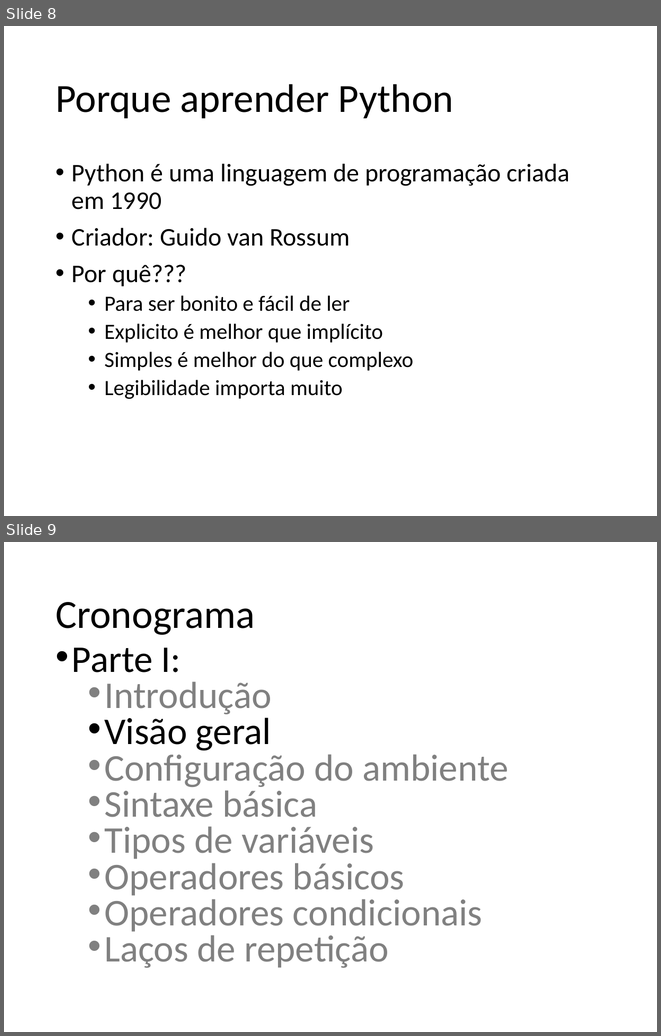
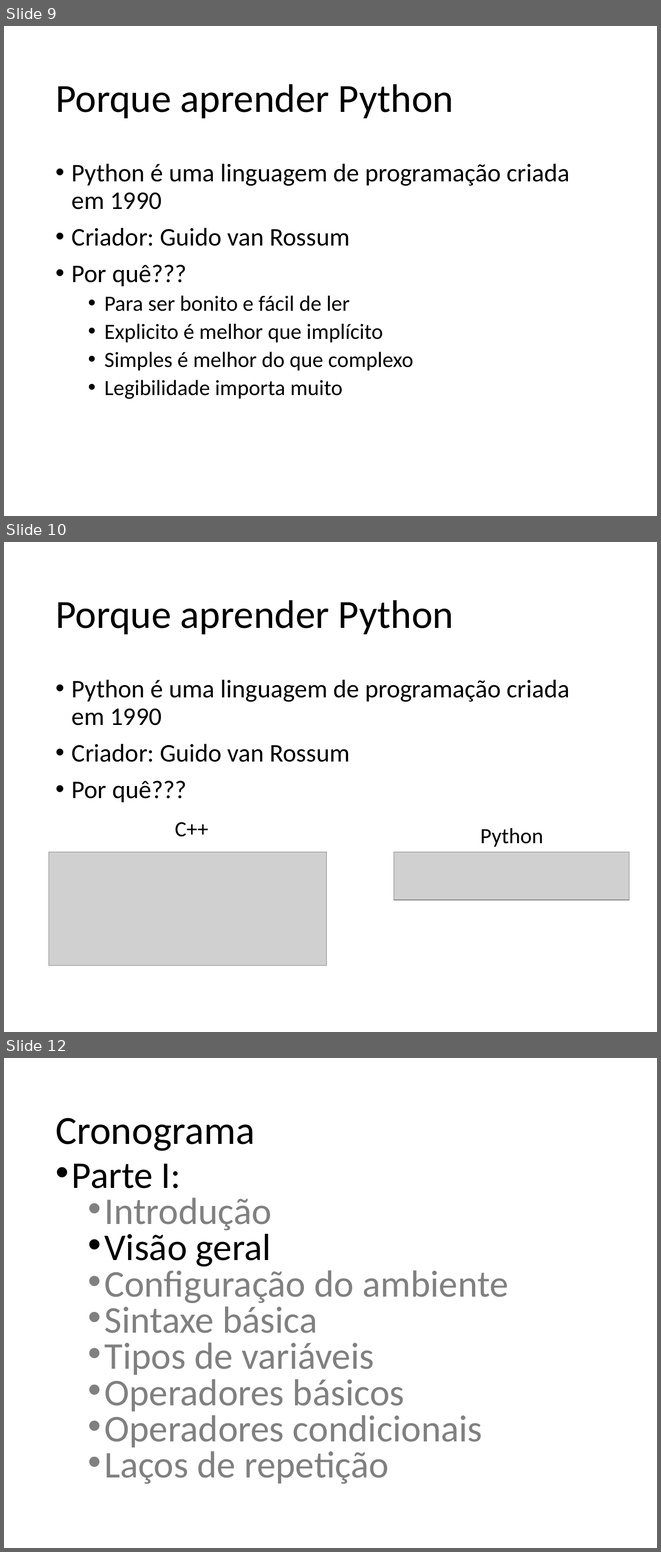
Before and after one commit to fernandoFernandeSantos/minicurso_python_2019, a slide deck: aula.pptx. Shown one above the other, each under a label of ours: slides 8 and 9 before the commit, slides 9, 10 and 12 after it; the slides between them are not shown. The pictures are 661x1036 and 661x1552 pixels, drawn with LibreOffice and Linux fonts; fonts in the diff are those of the drawing; grey boxes stand for pictures. Boxes give left, top, right and bottom in pixels: in the first picture for what was removed or moved away, otherwise in the second. Text is boxed around its words. In the diff, an @@ line names an element or a change of style, - is before the commit and + after.

```diff
--- a/aula.pptx
+++ b/aula.pptx
@@ slide 10 added at (4,542,657,1032), background #FFFFFF @@
@@ title added at (55,600,454,634), 44 pt, text #000000 @@
+Porque aprender Python
@@ text added at (72,679,570,802), 28 pt, text #000000 @@
+• Python é uma linguagem de programação criada em 1990
+• Criador: Guido van Rossum
+• Por quê???
@@ text added at (175,822,208,837), 24 pt, text #000000 @@
+C++
@@ text added at (480,828,544,847), 24 pt, text #000000 @@
+Python
@@ picture added at (49,852,327,966) @@
@@ picture added at (394,852,629,900) @@
@@ what was slide 8 is now slide 9 @@
@@ what was slide 9 is now slide 12 @@
```
Also in this commit, not shown: 10 slides changed, 9 other slides added, 2 other files.
